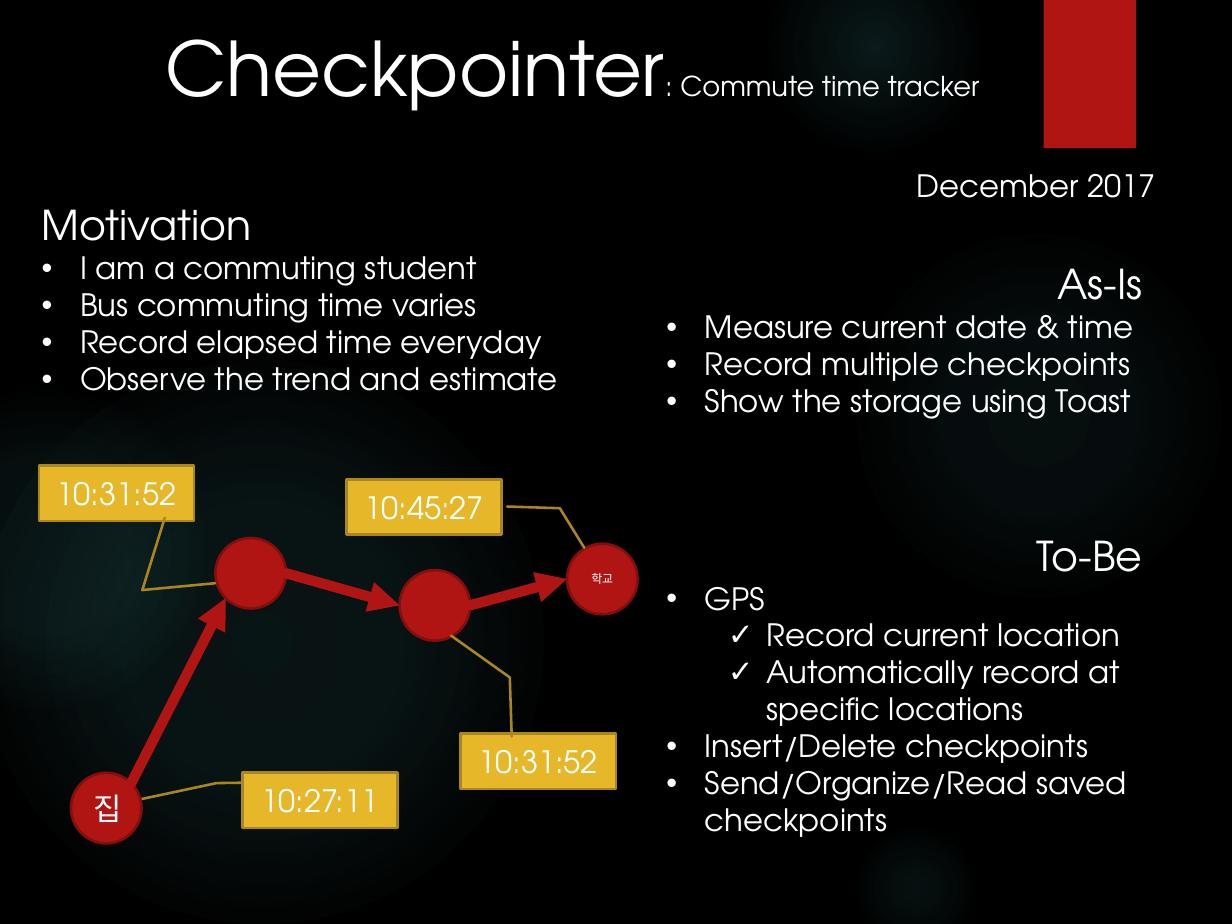
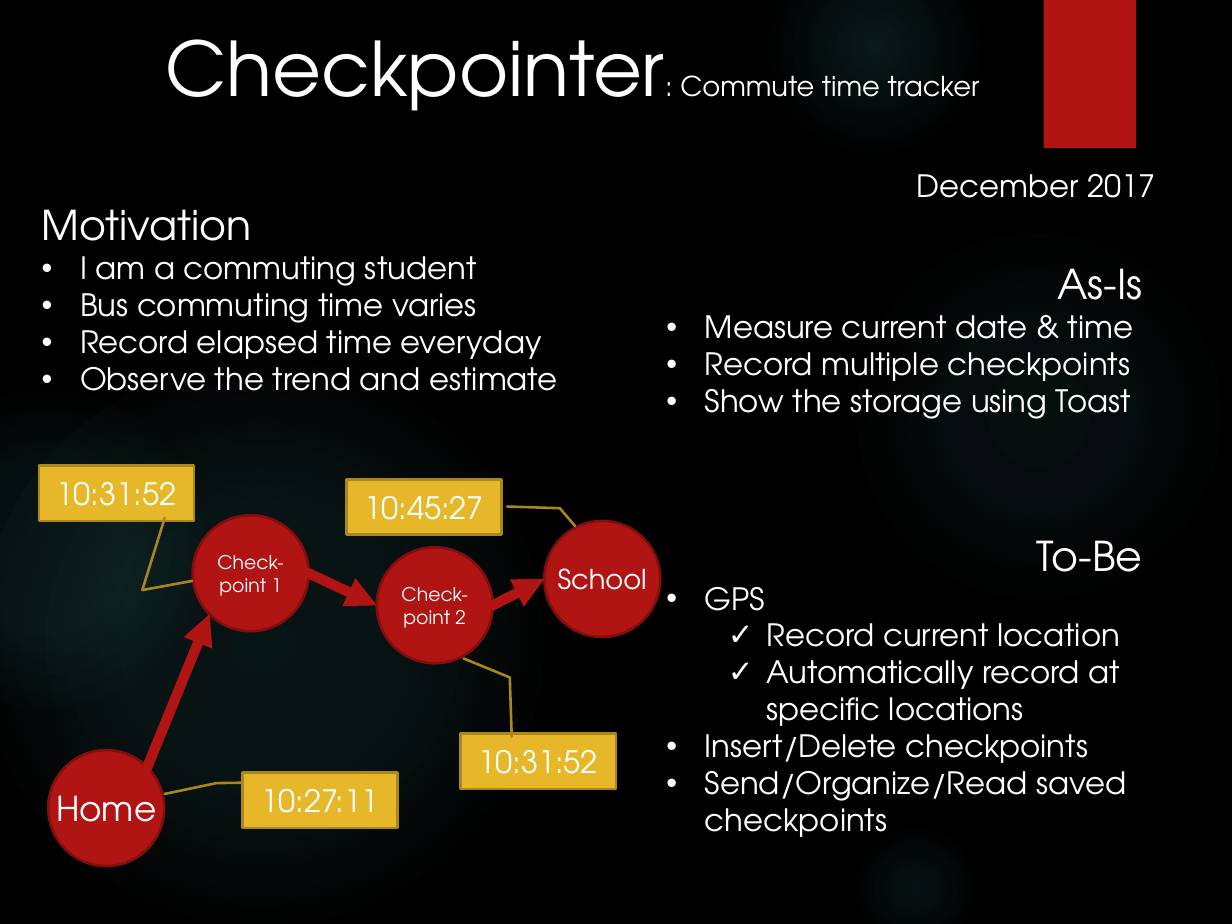
Before and after one commit to discrim/Checkpointer, a slide deck: slide 1 of poster.pptx. Drawn at 1232x924 pixels with LibreOffice and Linux fonts; fonts in the diff are those of the drawing; background and template pictures are left out. Boxes give left, top, right and bottom in pixels: in the first picture for what was removed or moved away, otherwise in the second. Text is boxed around its words. In the diff, an @@ line names an element or a change of style, - is before the commit and + after.

```diff
--- a/poster.pptx
+++ b/poster.pptx
@@ ellipse "Check-": place and size @@
-ellipse "Check-" at bbox=[216, 538, 286, 609]
+ellipse "Check-" at bbox=[192, 515, 308, 631]
@@ ellipse "School": place and size @@
-ellipse "School" at bbox=[567, 543, 637, 614]
+ellipse "School" at bbox=[545, 521, 660, 637]
@@ text in ellipse at bbox=[217, 555, 283, 596]: text added @@
+Check-
+point 1
@@ ellipse "Check-": place and size @@
-ellipse "Check-" at bbox=[399, 570, 469, 641]
+ellipse "Check-" at bbox=[377, 547, 493, 663]
@@ text in ellipse at bbox=[558, 568, 647, 590]: text changed; size 7 to 16 pt @@
-학교
+School
@@ arrow moved from (286, 573) - (399, 605) to (309, 573) - (377, 605) @@
@@ text in ellipse at bbox=[401, 587, 467, 628]: text added @@
+Check-
+point 2
@@ arrow moved from (471, 605) - (567, 579) to (493, 605) - (545, 579) @@
@@ arrow moved from (132, 784) - (225, 599) to (148, 768) - (209, 615) @@
@@ ellipse "Home": place and size @@
-ellipse "Home" at bbox=[71, 772, 142, 843]
+ellipse "Home" at bbox=[48, 750, 164, 866]
@@ text in ellipse at bbox=[56, 795, 156, 838]: text changed; size 18 to 20 pt @@
-집
+Home
```
Also in this commit, not shown: 1 other slide changed, 2 other files.
